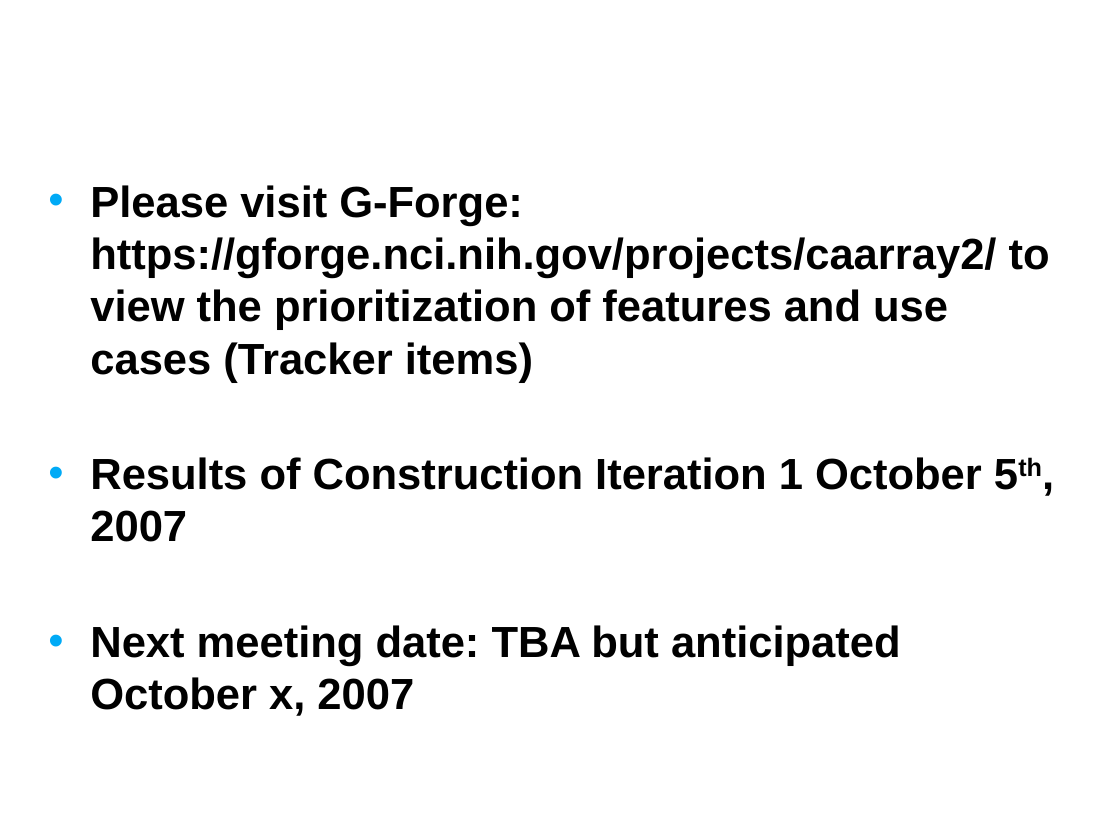
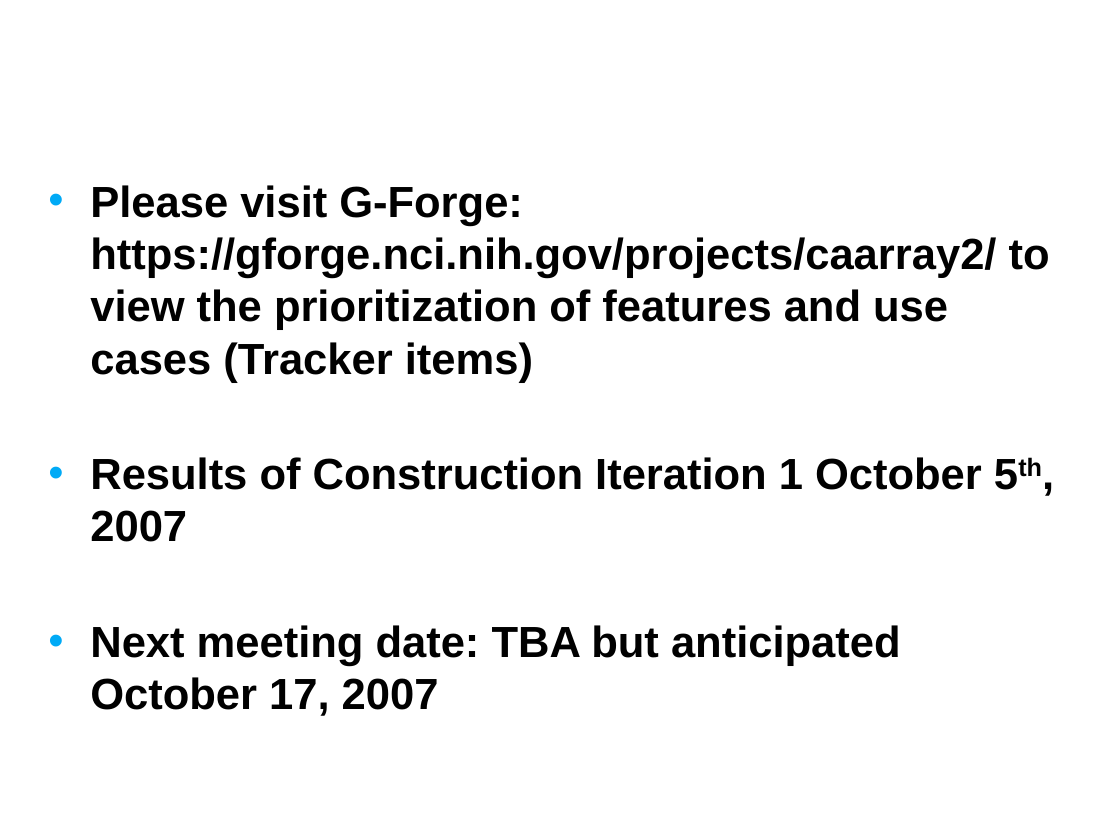
Before and after one commit to NCIP/caarray-docs, a slide deck: slide 15 of project_management/open_meetings/caArray User Community Meeting Sept 12.ppt. Drawn at 1120x840 pixels with LibreOffice and Linux fonts; fonts in the diff are those of the drawing; background and template pictures are left out. Boxes give left, top, right and bottom in pixels: in the first picture for what was removed or moved away, otherwise in the second. Text is boxed around its words. In the diff, an @@ line names an element or a change of style, - is before the commit and + after.

```diff
--- a/project_management/open_meetings/caArray User Community Meeting Sept 12.ppt
+++ b/project_management/open_meetings/caArray User Community Meeting Sept 12.ppt
@@ text at box(90, 625, 901, 716): text changed @@
-• Next meeting date: TBA but anticipated October x, 2007
+• Next meeting date: TBA but anticipated October 17, 2007
```
Also in this commit, not shown: 7 other slides changed.
